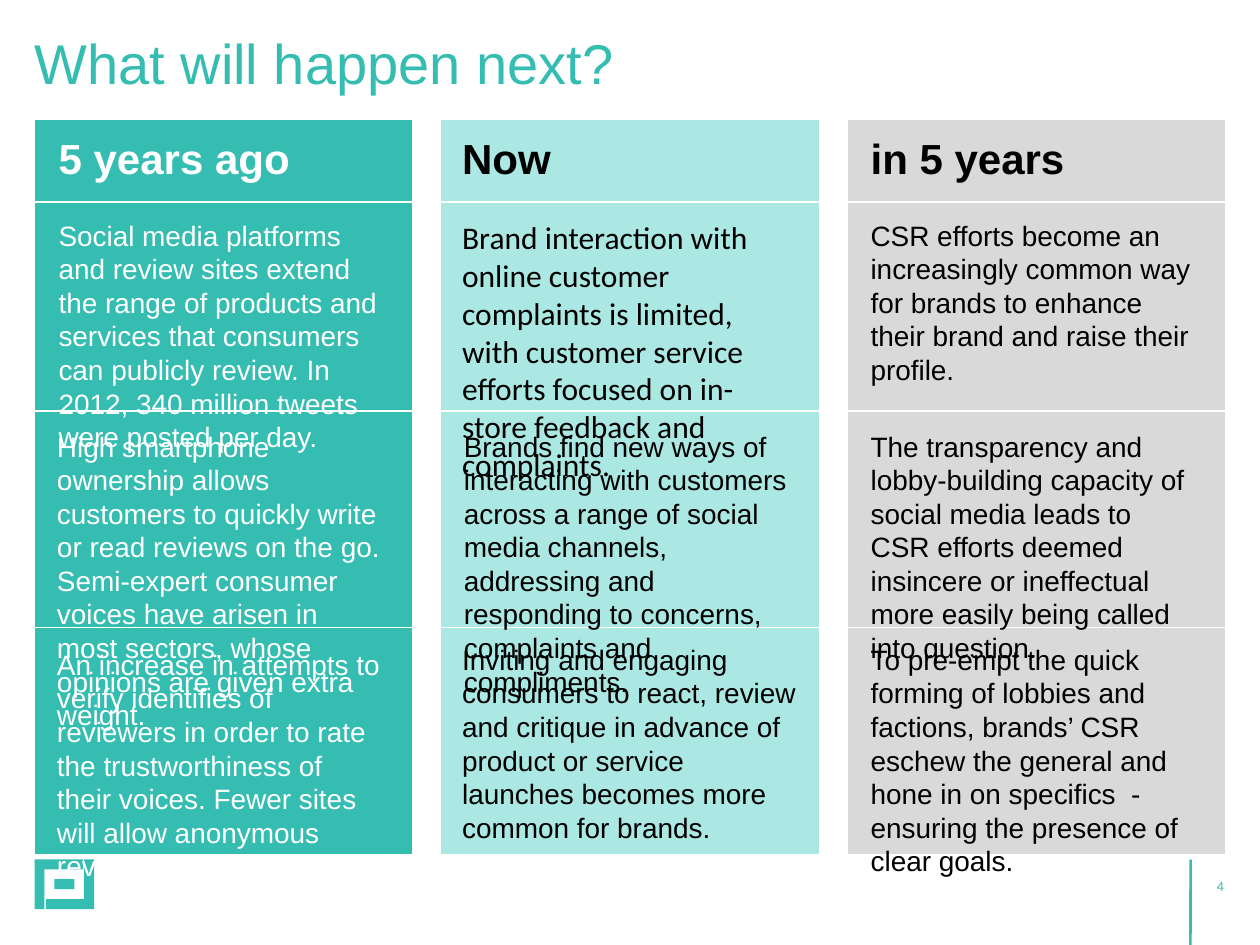
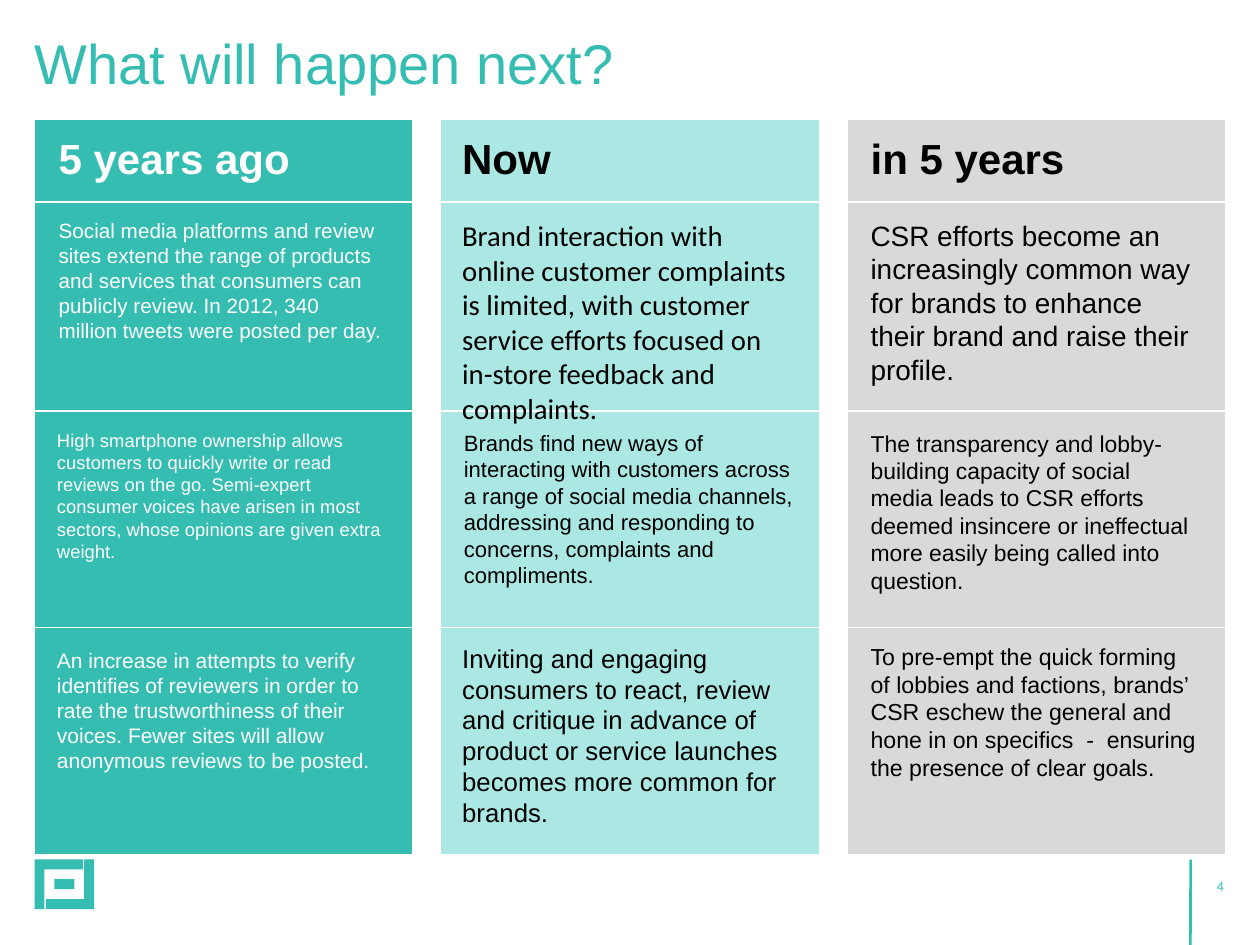
Before and after one commit to stylefoundry/powerpoint, a slide deck: slide 4 of samples/pptx/test-output.pptx. Drawn at 1260x945 pixels with LibreOffice and Linux fonts; fonts in the diff are those of the drawing. Boxes give left, top, right and bottom in pixels: in the first picture for what was removed or moved away, otherwise in the second. Text is boxed around its words. In the diff, an @@ line names an element or a change of style, - is before the commit and + after.

```diff
--- a/samples/pptx/test-output.pptx
+++ b/samples/pptx/test-output.pptx
@@ text "Social media platforms and review ..." at bbox=[59, 223, 381, 343]: size 16 to 11.9 pt @@
@@ text "Brand interaction with online customer ..." at bbox=[462, 226, 786, 385]: size 18 to 16.4 pt @@
@@ text "High smartphone ownership allows customers ..." at bbox=[57, 433, 381, 562]: size 16 to 10.5 pt; less space between paragraphs @@
@@ text "Brands find new ways of ..." at bbox=[464, 435, 792, 588]: size 16 to 12.7 pt @@
@@ text "The transparency and lobby-building capacity ..." at bbox=[871, 435, 1188, 594]: size 16 to 13.1 pt @@
@@ text "An increase in attempts to ..." at bbox=[57, 652, 369, 773]: size 16 to 12 pt @@
@@ text "Inviting and engaging consumers to ..." at bbox=[462, 649, 777, 823]: size 16 to 14.7 pt @@
@@ text "To pre-empt the quick forming ..." at bbox=[871, 648, 1196, 781]: size 16 to 13.2 pt @@
```
Also in this commit, not shown: 3 other slides changed, 5 other files.
